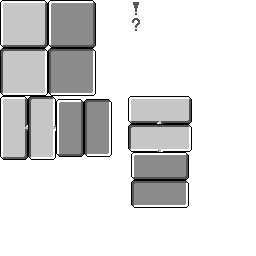
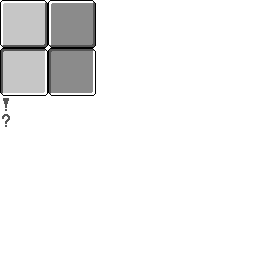
The second w=256, h=256 image is a revision of the first. Changes to its layers:
painted on "icons" over [left=2, top=2, right=156, bottom=127]
painted on "tabs.png" over [left=0, top=96, right=192, bottom=208]
